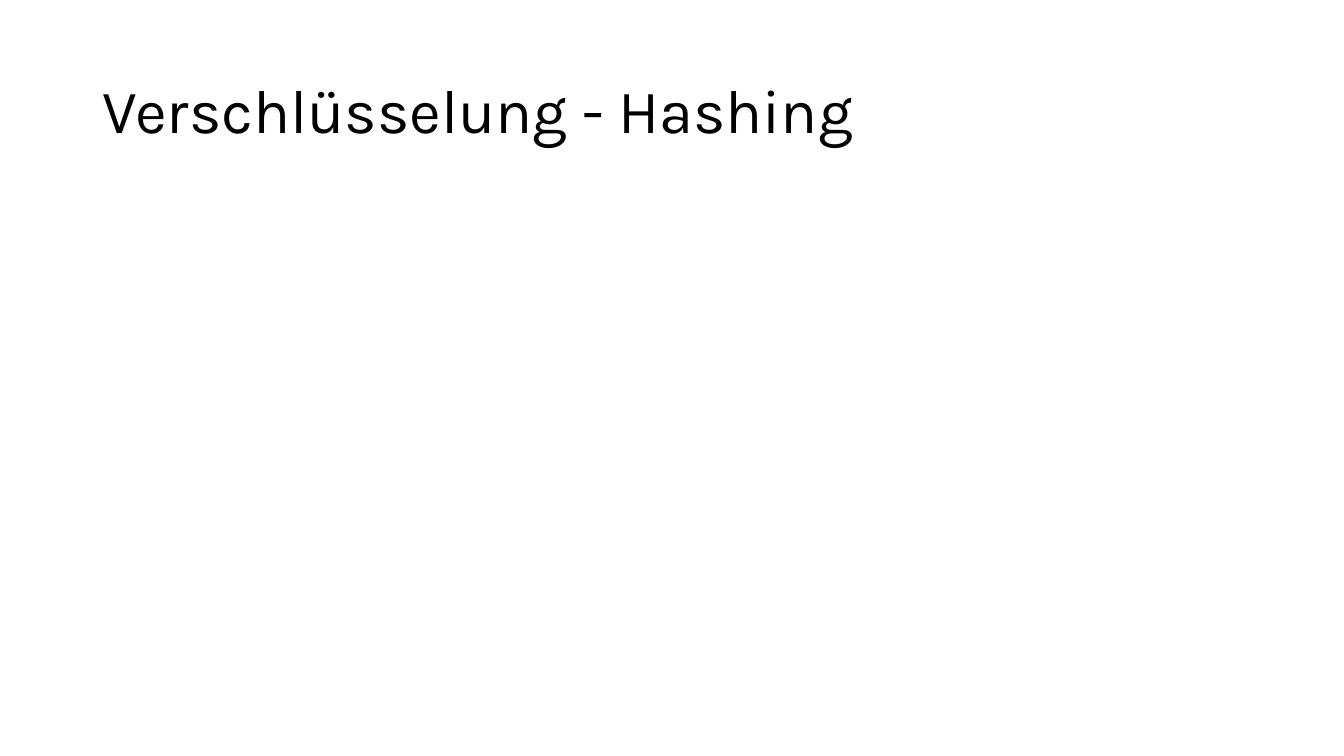
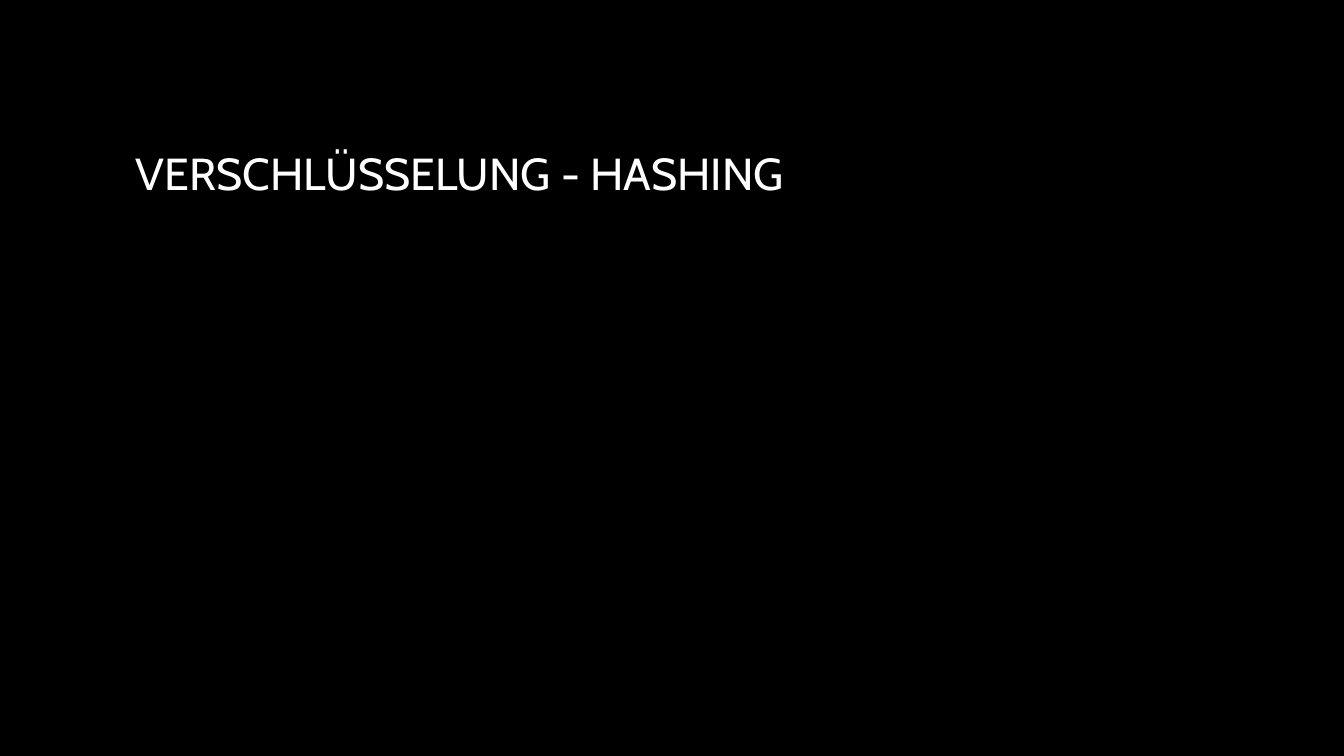
Before and after one commit to NebelNite/Passwortmanager, a slide deck: slide 10 of Passwortmanager.pptx. Drawn at 1344x756 pixels with LibreOffice and Linux fonts; fonts in the diff are those of the drawing; background and template pictures are left out. Boxes give left, top, right and bottom in pixels: in the first picture for what was removed or moved away, otherwise in the second. Text is boxed around its words. In the diff, an @@ line names an element or a change of style, - is before the commit and + after.

Commit message:
PP

```diff
--- a/Passwortmanager.pptx
+++ b/Passwortmanager.pptx
@@ background #FFFFFF to picture (left out) @@
@@ title at (136, 152, 784, 191): text changed; size 44 to 32 pt; font Karla to Cabin; text colour #000000 to gradient #FFFFFF to #A6A6A6 @@
-Verschlüsselung - Hashing
+VERSCHLÜSSELUNG - HASHING
```
Also in this commit, not shown: 8 other slides changed, 3 slides added, 2 slides removed.
